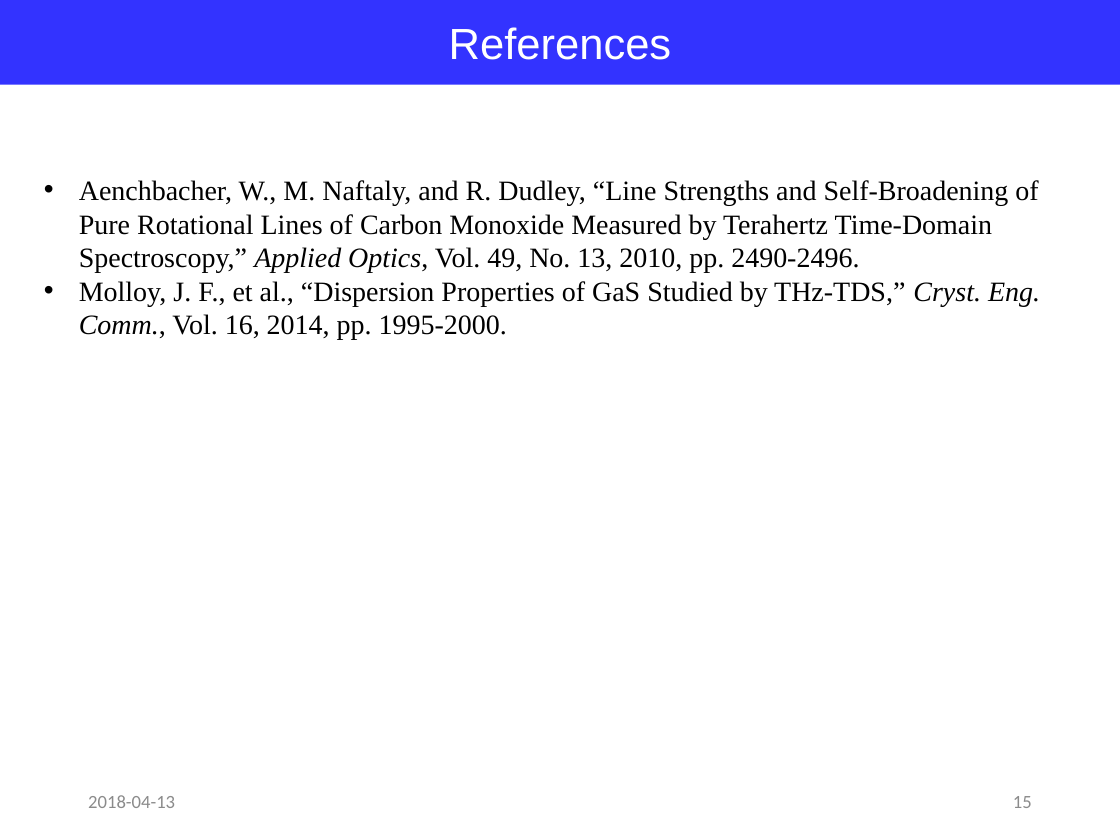
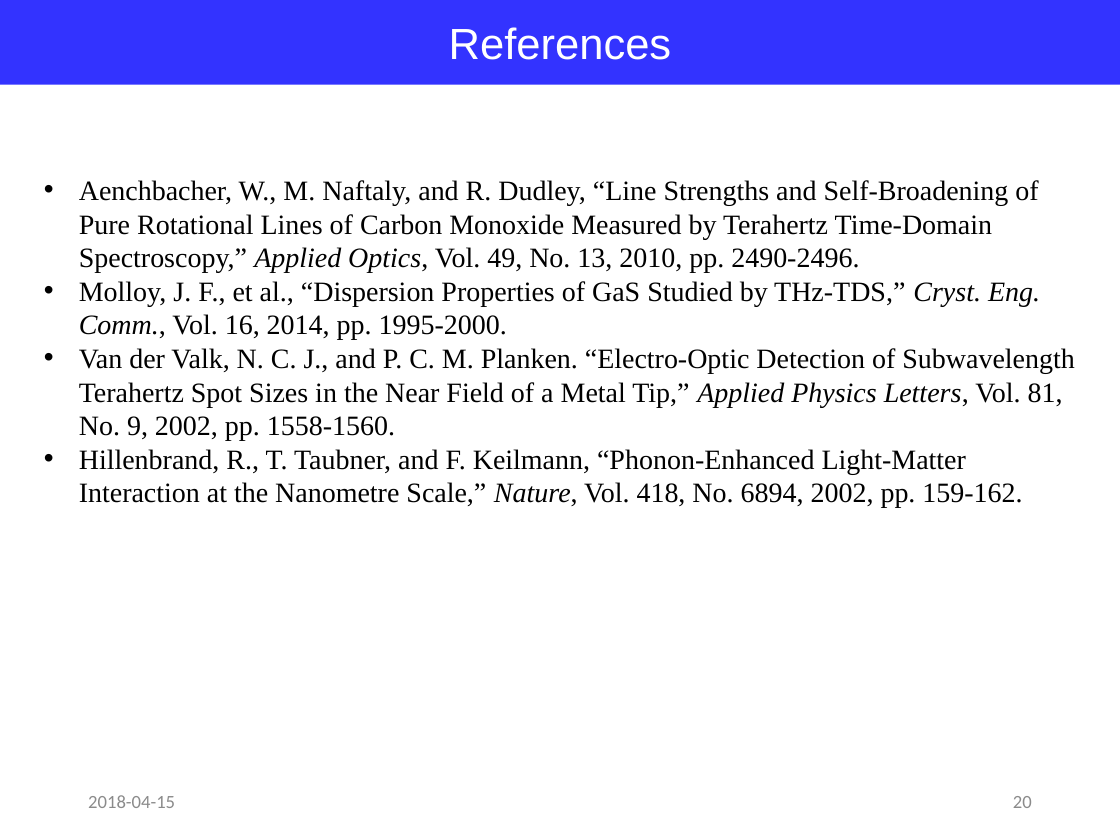
Before and after one commit to jglee96/NBTP_Lab, a slide deck: slide 20 of Terahertz Metrology/Ch7/Terahertz Metrology_Ch7.pptx (slide 15 before the commit). Drawn at 1120x840 pixels with LibreOffice and Linux fonts; fonts in the diff are those of the drawing. Boxes give left, top, right and bottom in pixels: in the first picture for what was removed or moved away, otherwise in the second. Text is boxed around its words. In the diff, an @@ line names an element or a change of style, - is before the commit and + after.

```diff
--- a/Terahertz Metrology/Ch7/Terahertz Metrology_Ch7.pptx
+++ b/Terahertz Metrology/Ch7/Terahertz Metrology_Ch7.pptx
@@ text at [79,348,1074,508]: paragraphs added @@
+• Van der Valk, N. C. J., and P. C. M. Planken. “Electro-Optic Detection of Subwavelength Terahertz Spot Sizes in the Near Field of a Metal Tip,” Applied Physics Letters, Vol. 81, No. 9, 2002, pp. 1558-1560.
+• Hillenbrand, R., T. Taubner, and F. Keilmann, “Phonon-Enhanced Light-Matter Interaction at the Nanometre Scale,” Nature, Vol. 418, No. 6894, 2002, pp. 159-162.
@@ text at [88,795,175,808]: text changed @@
-2018-04-13
+2018-04-15
@@ page number at [1013,796,1032,808]: text changed @@
-15
+20
```
Also in this commit, not shown: 14 other slides changed, 5 slides added, 4 other files.
